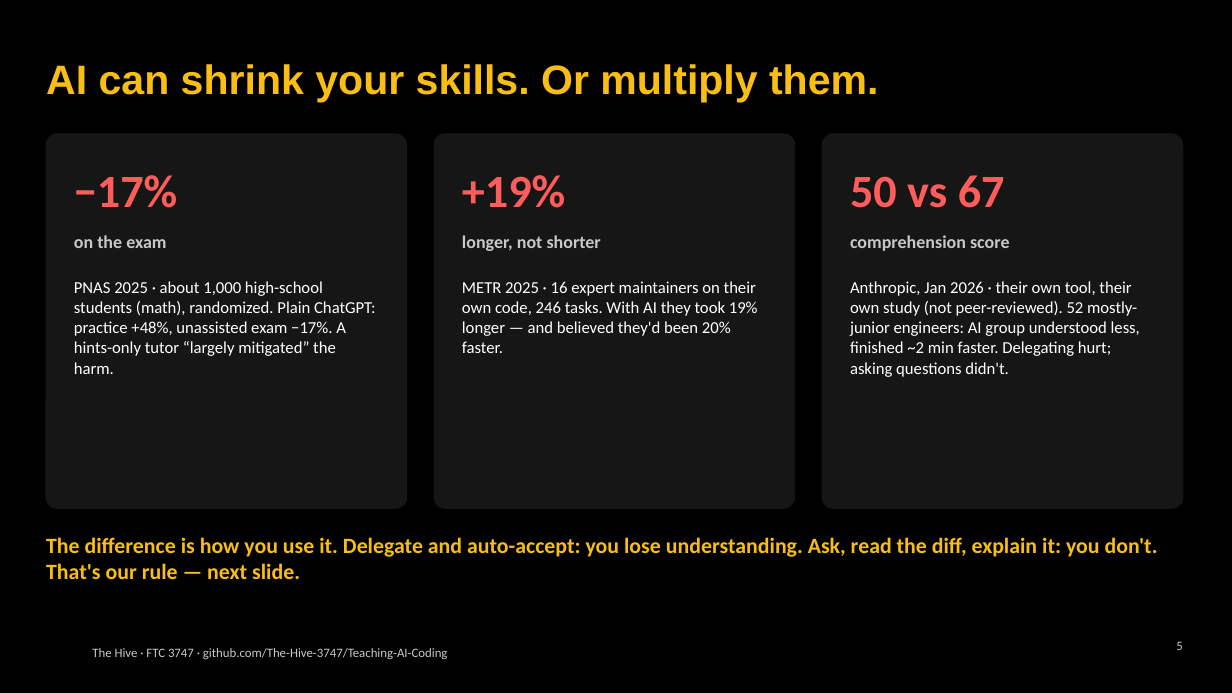
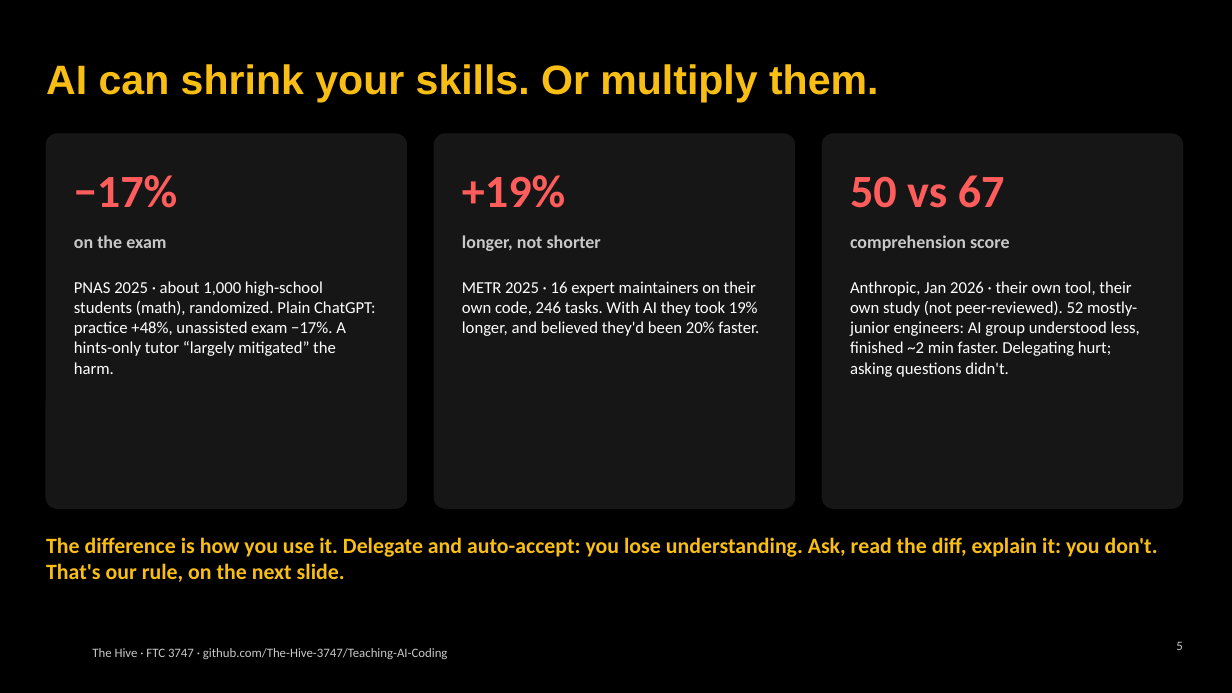
Before and after one commit to The-Hive-3747/Teaching-AI-Coding, a slide deck: slide 5 of slides/kickoff.pptx. Drawn at 1232x693 pixels with LibreOffice and Linux fonts; fonts in the diff are those of the drawing; background and template pictures are left out. Boxes give left, top, right and bottom in pixels: in the first picture for what was removed or moved away, otherwise in the second. Text is boxed around its words. In the diff, an @@ line names an element or a change of style, - is before the commit and + after.

```diff
--- a/slides/kickoff.pptx
+++ b/slides/kickoff.pptx
@@ text at (462, 281, 759, 336): text changed @@
-METR 2025 · 16 expert maintainers on their own code, 246 tasks. With AI they took 19% longer — and believed they'd been 20% faster.
+METR 2025 · 16 expert maintainers on their own code, 246 tasks. With AI they took 19% longer, and believed they'd been 20% faster.
@@ text at (46, 537, 1158, 582): text changed @@
-The difference is how you use it. Delegate and auto-accept: you lose understanding. Ask, read the diff, explain it: you don't. That's our rule — next slide.
+The difference is how you use it. Delegate and auto-accept: you lose understanding. Ask, read the diff, explain it: you don't. That's our rule, on the next slide.
```
Also in this commit, not shown: 18 other slides changed, 43 other files.
